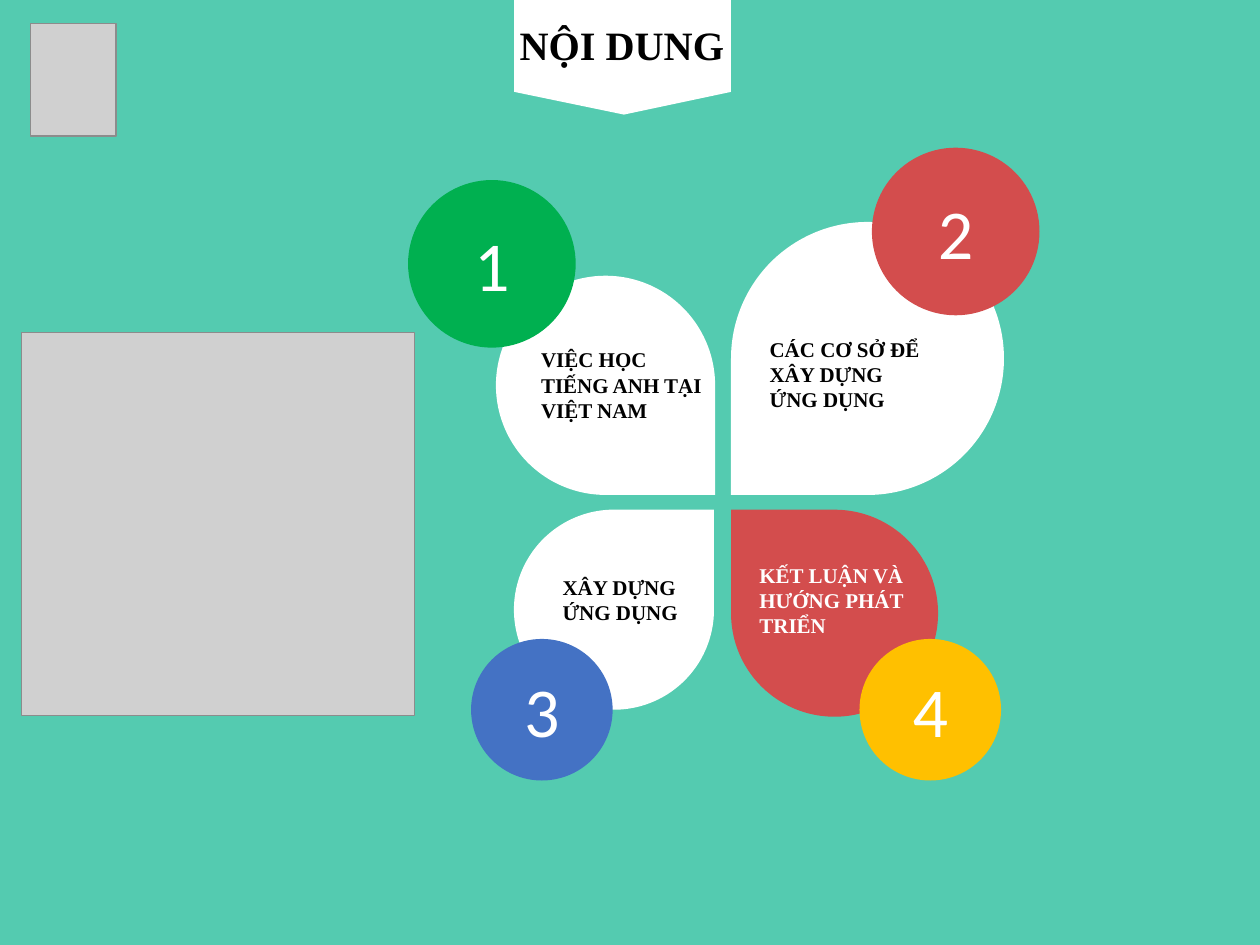
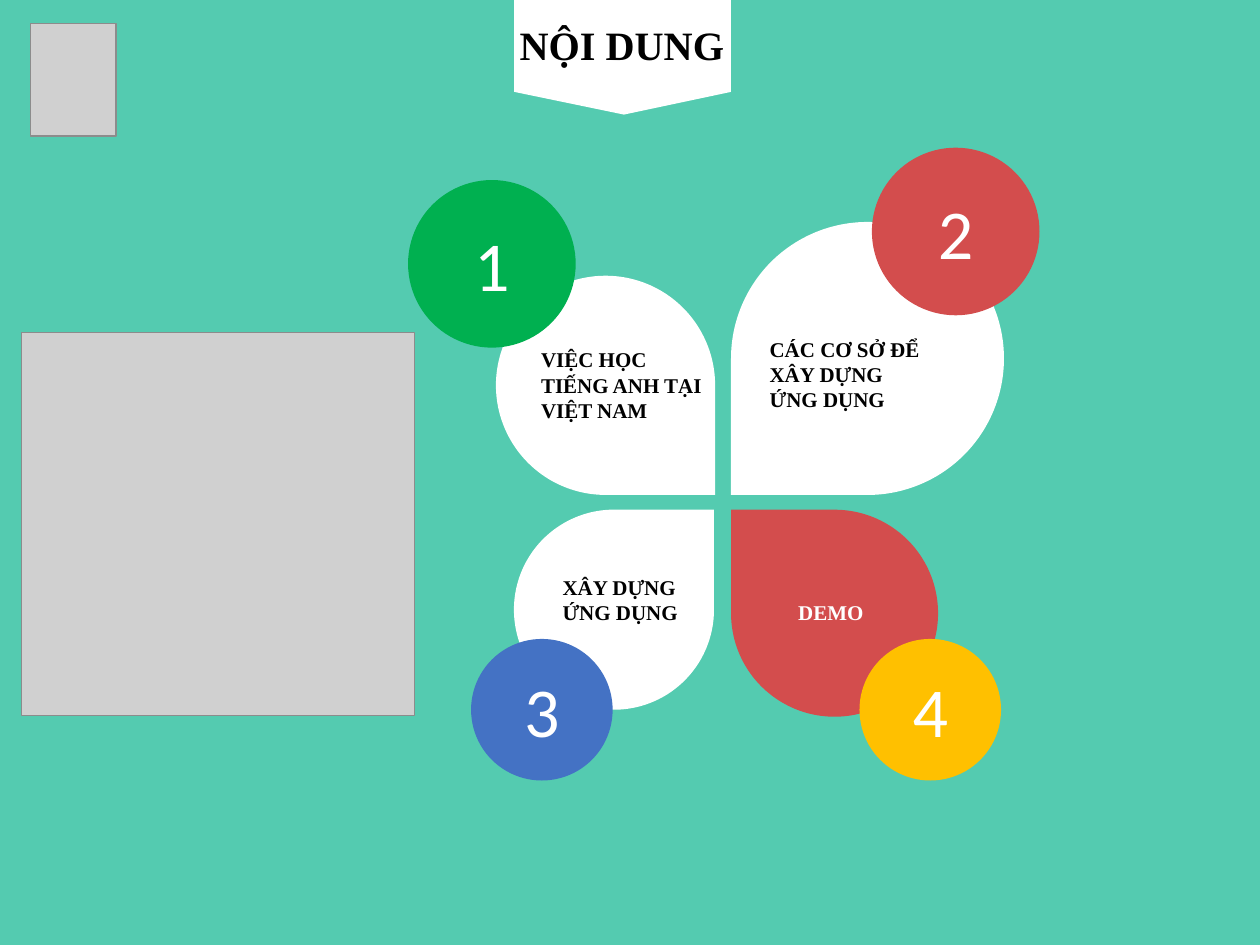
Before and after one commit to hung070996/DoAn, a slide deck: slide 2 of Englishor/Doc/DoAnPP.pptx. Drawn at 1260x945 pixels with LibreOffice and Linux fonts; fonts in the diff are those of the drawing; grey boxes stand for pictures. Boxes give left, top, right and bottom in pixels: in the first picture for what was removed or moved away, otherwise in the second. Text is boxed around its words. In the diff, an @@ line names an element or a change of style, - is before the commit and + after.

```diff
--- a/Englishor/Doc/DoAnPP.pptx
+++ b/Englishor/Doc/DoAnPP.pptx
@@ text at (798, 606, 863, 620): text changed @@
-KẾT LUẬN VÀ HƯỚNG PHÁT TRIỂN
+DEMO
```
Also in this commit, not shown: 3 other slides changed, 2 slides added, 2 other files.
